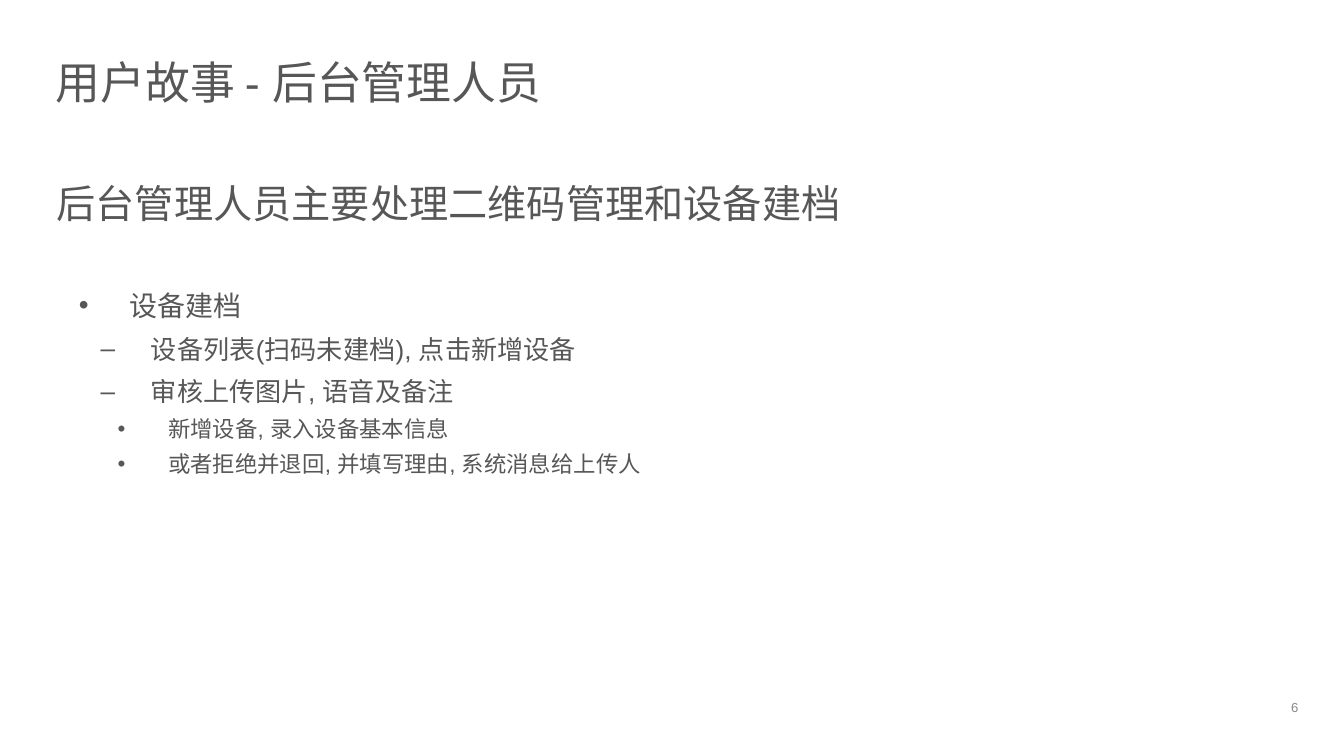
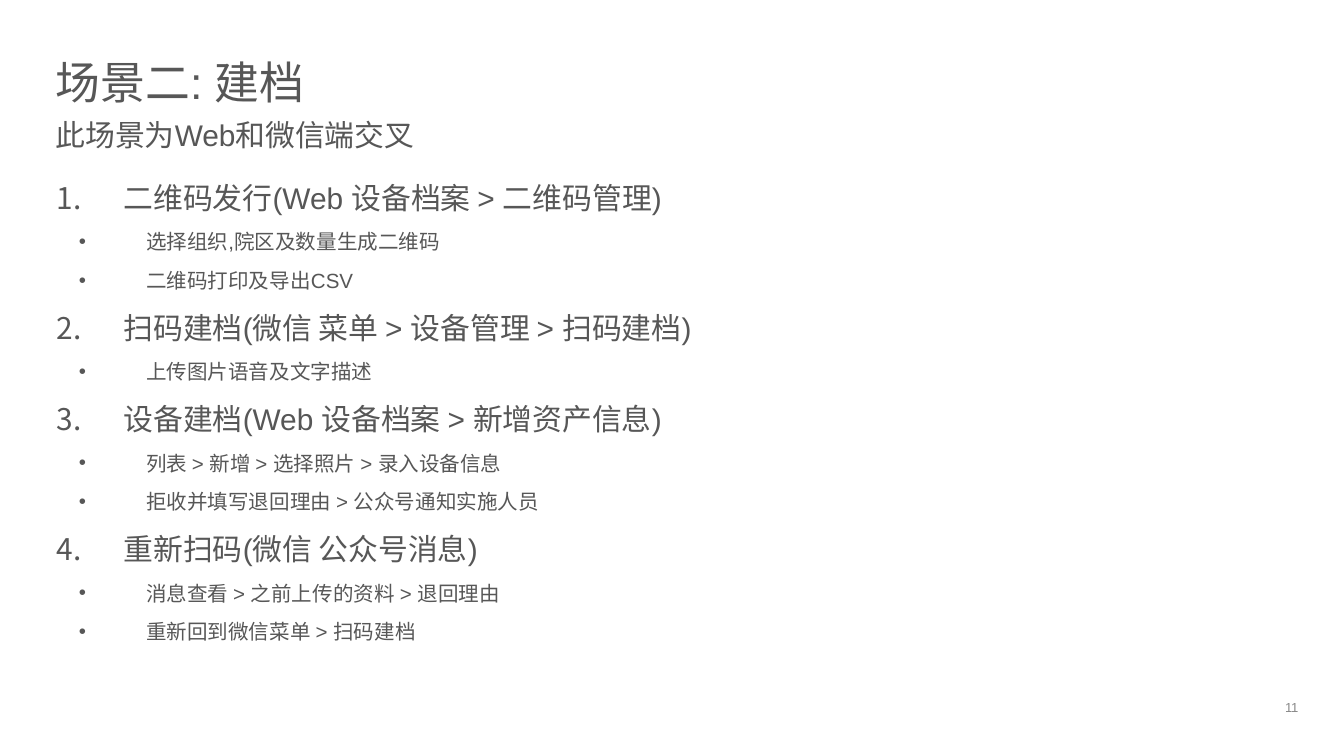
Before and after one commit to devhotmail/APMHome, a slide deck: slide 11 of Document/APM_userstories.pptx (slide 6 before the commit). Drawn at 1344x756 pixels with LibreOffice and Linux fonts; fonts in the diff are those of the drawing; background and template pictures are left out. Boxes give left, top, right and bottom in pixels: in the first picture for what was removed or moved away, otherwise in the second. Text is boxed around its words. In the diff, an @@ line names an element or a change of style, - is before the commit and + after.

```diff
--- a/Document/APM_userstories.pptx
+++ b/Document/APM_userstories.pptx
@@ title at (56,61,305,103): text changed @@
-用户故事 - 后台管理人员
+场景二: 建档
@@ text added at (56,121,415,149), 16 pt, text #575757 @@
+此场景为Web和微信端交叉
@@ text at (124,184,691,641): text changed; size 12 to 11 pt @@
-后台管理人员主要处理二维码管理和设备建档
-  • 设备建档
-    – 设备列表(扫码未建档), 点击新增设备
-    – 审核上传图片, 语音及备注
-      • 新增设备, 录入设备基本信息
-      • 或者拒绝并退回, 并填写理由, 系统消息给上传人
+1. 二维码发行(Web 设备档案 > 二维码管理)
+  • 选择组织,院区及数量生成二维码
+  • 二维码打印及导出CSV
+2. 扫码建档(微信 菜单 > 设备管理 > 扫码建档)
+  • 上传图片语音及文字描述
+3. 设备建档(Web 设备档案 > 新增资产信息)
+  • 列表 > 新增 > 选择照片 > 录入设备信息
+  • 拒收并填写退回理由 > 公众号通知实施人员
+4. 重新扫码(微信 公众号消息)
+  • 消息查看 > 之前上传的资料 > 退回理由
+  • 重新回到微信菜单 > 扫码建档
@@ page number at (1285,703,1299,712): text changed @@
-6
+11
```
Also in this commit, not shown: 6 other slides changed, 6 slides added.
